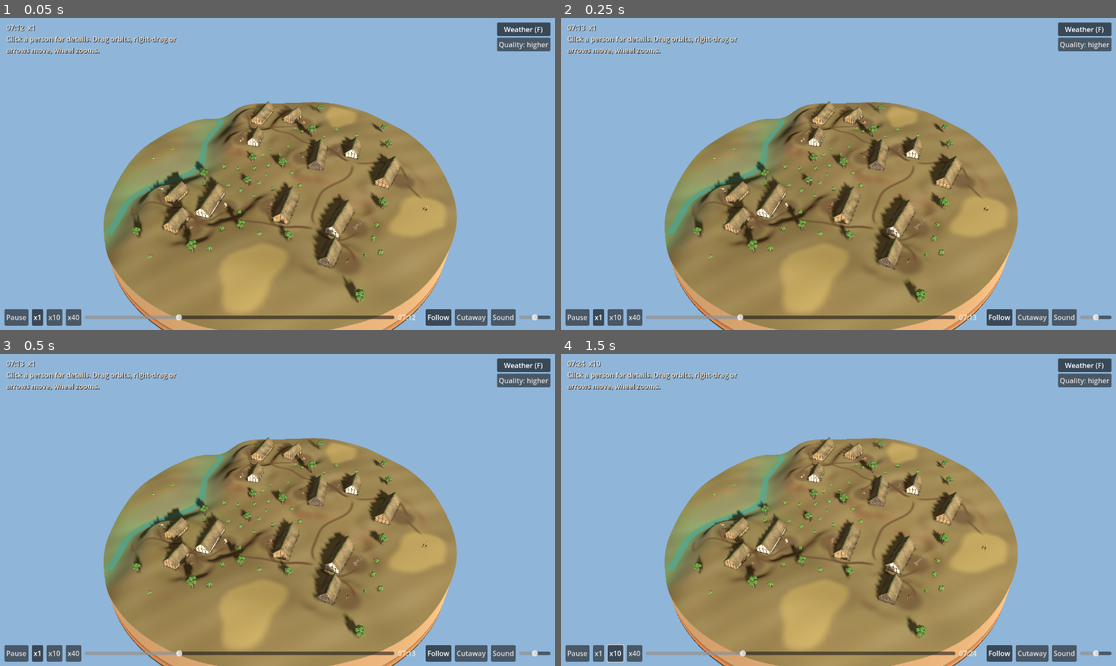
Above: before the commit, frames 1-4 (two rows, left to right).
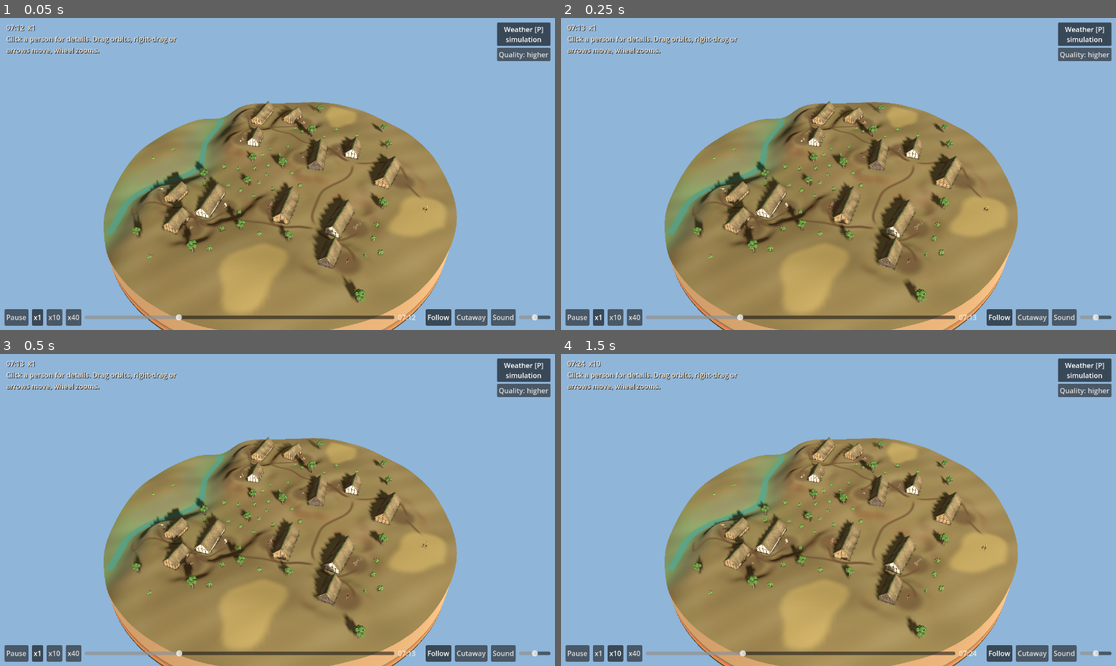
Above: after the commit, the same moments.

Repository: strata-bohemica/strata-bohemica
Game: Godot game, scene res://museum/app/museum_village.tscn
Same seed, same stepped clock (60 frames per second), same inputs: the game is played once before the commit and once after it.
Inputs:
- Up to frame 1 (0.05 s): no input
- Up to frame 2 (0.25 s): no input
- Up to frame 3 (0.5 s): no input
- Up to frame 4 (1.5 s): click "x1" at 0.5 s; click "x10" at 1.25 s

The runs differ from the first frame. In frame 1, 0.6% of the frame differs, in the area x 89-100%, y 2-14%; in frame 2, 0.6%; in frame 3, 0.6%; in frame 4, 0.6%, in the area x 8-100%, y 2-99%.

Commit message:
UI: one key, one action; paths wrap; weather label names its key (SB-059 R2-1..3)
R2-1: buttons and sliders of the time bar, the weather column, the card and
the object viewer no longer take the keyboard focus (FOCUS_NONE). A clicked
button kept the focus, so Space pressed it again as well as pausing (Pause:
stayed paused; phone speed x10 -> x40 and paused), and Tab moved the focus
instead of choosing the next homestead.

R2-2: the web build has no ICU line-break data, so a source path was one
unbreakable word and was cut mid-word with the list dash alone on a line.
Words with "/" get zero-width break points after "/", "_", "-"; the dash
is joined to the item with a no-break space.

R2-3: "Weather (F)" read as the F key (Follow). The label is now
"Weather [P] / simulation" (cs "Počasí [P] / simulace"), the class F stays
in the tooltip.

Co-Authored-By: Claude Opus 5.5 <noreply@anthropic.com>

Diff:
--- a/checks/museum_village/test_ui.gd
+++ b/checks/museum_village/test_ui.gd
@@ -459,6 +459,9 @@
 	await _figure_over_time_bar(t, app)
 	await _sb059(t, app)
 	await _sb015_top_right(t, app)
+	await _round2_keys(t, app)
+	await _round2_wrap(t, app)
+	_round2_weather_label(t)
 	await _release(app)
 	quit(t.finish("ui"))
 
@@ -933,3 +936,228 @@
 	root.size = Vector2i(1280, 720)
 	await process_frame
 	await process_frame
+
+# ---- SB-059 round 2 ---------------------------------------------------------------------------------------------------
+
+## A key pressed and released through Input, as the browser delivers it (the GUI sees it before the app's _unhandled_input).
+func _press_key(code: int) -> void:
+	for pressed in [true, false]:
+		var e := InputEventKey.new()
+		e.keycode = code
+		e.physical_keycode = code
+		e.pressed = pressed
+		Input.parse_input_event(e)
+		Input.flush_buffered_events()
+		await process_frame
+
+func _mouse_click(at: Vector2) -> void:
+	for pressed in [true, false]:
+		var e := _button(at, pressed)
+		e.global_position = at
+		Input.parse_input_event(e)
+		Input.flush_buffered_events()
+		await process_frame
+
+## Every Control under `node` that can take the keyboard focus by a click or by Tab.
+func _focusable(node: Node) -> Array:
+	var out: Array = []
+	for c in node.get_children(true):
+		if c is Control and (c.focus_mode == Control.FOCUS_ALL or c.focus_mode == Control.FOCUS_CLICK):
+			out.append("%s %s" % [c.get_class(), c.get("text") if c.get("text") != null else c.name])
+		out.append_array(_focusable(c))
+	return out
+
+## R2-1: after a click or tap on any button of the bar, the weather column or the card, a key does exactly one thing.
+## The app is spied on through its own state: how often `paused`, `speed`, `follow`, `cutaway`, `muted`, the weather and the
+## selection changed during the key, compared with the change the key alone is for.
+func _key_effect(app, code: int) -> Dictionary:
+	var before := {"paused": app.paused, "speed": app.speed, "follow": app.follow, "cutaway": app.cutaway, "muted": app.sound.muted,
+		"weather": app.weather.enabled, "quality": app.weather.quality, "lang": app.lang, "selected": app.selected}
+	var counts := {"pause": 0, "speed": 0, "follow": 0, "cutaway": 0, "sound": 0, "weather": 0, "quality": 0, "lang": 0, "closed": 0}
+	var spies := [[app.time_bar.pause_toggled, "pause"], [app.time_bar.speed_chosen, "speed"], [app.time_bar.follow_toggled, "follow"],
+		[app.time_bar.cutaway_toggled, "cutaway"], [app.time_bar.sound_toggled, "sound"], [app.weather_toggle.weather_toggled, "weather"],
+		[app.weather_toggle.quality_toggled, "quality"], [app.card_panel.language_toggled, "lang"], [app.card_panel.closed, "closed"]]
+	var conns: Array = []
+	for sp in spies:
+		var key: String = sp[1]
+		var f := func(_a = null): counts[key] += 1
+		(sp[0] as Signal).connect(f)
+		conns.append([sp[0], f])
+	await _press_key(code)
+	for c in conns:
+		(c[0] as Signal).disconnect(c[1])
+	var after := {"paused": app.paused, "speed": app.speed, "follow": app.follow, "cutaway": app.cutaway, "muted": app.sound.muted,
+		"weather": app.weather.enabled, "quality": app.weather.quality, "lang": app.lang, "selected": app.selected}
+	var changed: Array = []
+	for k in before:
+		if before[k] != after[k]:
+			changed.append(k)
+	var buttons: Array = []
+	for k in counts:
+		if counts[k] > 0:
+			buttons.append(k)
+	return {"changed": changed, "buttons": buttons, "speed": after.speed}
+
+func _round2_keys(t, app) -> void:
+	var id: int = app.focus_ids[2]
+	var cases := {KEY_SPACE: ["paused"], KEY_Q: ["speed"], KEY_W: ["speed"], KEY_E: ["speed"], KEY_P: ["weather"], KEY_M: ["muted"],
+		KEY_F: ["follow"], KEY_L: ["cutaway"]}
+	for sz in [Vector2i(1280, 800), Vector2i(320, 640)]:
+		root.size = sz
+		var narrow: bool = sz.x < 700
+		var tb = app.time_bar
+		var wt = app.weather_toggle
+		var cp = app.card_panel
+		app.lang = "cs" if narrow else "en"
+		var buttons := {}
+		if narrow:
+			buttons["speed cycle"] = tb.speed_cycle_button
+		else:
+			for b in tb.speed_buttons:
+				buttons[b.text] = b
+		for k in ["pause_button", "follow_button", "cutaway_button", "sound_button"]:
+			buttons[k] = tb.get(k)
+		buttons["weather"] = wt.weather_button
+		buttons["quality"] = wt.quality_button
+		buttons["card language"] = cp.lang_button
+		buttons["card close"] = cp.close_button
+		var tag := "%dx%d" % [sz.x, sz.y]
+		t.eq(_focusable(app), [], "R2-1 %s: no control of the app takes the keyboard focus" % tag)
+		for bname in buttons:
+			for code in cases:
+				app.weather.enabled = true
+				app.paused = false
+				app.speed = 1.0
+				app.sound.set_muted(false)
+				app.select(id if bname.begins_with("card") or narrow else 0)     # the wide card covers the weather buttons
+				app._refresh(0.0)
+				await process_frame
+				await process_frame
+				var b: Button = buttons[bname]
+				t.ok(b.is_visible_in_tree(), "R2-1 %s: '%s' is shown" % [tag, bname])
+				var at: Vector2 = b.get_global_rect().get_center()
+				if narrow:
+					await _tap(at)
+				else:
+					await _mouse_click(at)
+				if code in [KEY_Q, KEY_W, KEY_E]:
+					app.speed = 10.0 if code == KEY_Q else 1.0       # the key has a speed to change, whatever the click chose
+				var before_speed: float = app.speed
+				var got: Dictionary = await _key_effect(app, code)
+				var want: Array = cases[code]
+				t.eq(got.changed, want, "R2-1 %s: after '%s', %s changes only %s %s" % [tag, bname, OS.get_keycode_string(code), want, got])
+				t.eq(got.buttons, [], "R2-1 %s: after '%s', %s presses no button" % [tag, bname, OS.get_keycode_string(code)])
+				t.eq(root.gui_get_focus_owner(), null, "R2-1 %s: '%s' keeps no focus" % [tag, bname])
+				if code == KEY_SPACE:
+					t.eq(got.speed, before_speed, "R2-1 %s: after '%s', Space keeps the speed x%d" % [tag, bname, int(before_speed)])
+		# Tab is the app's (next homestead), also after a click on a button; digits too
+		app.select(0)
+		if narrow:
+			await _tap(tb.pause_button.get_global_rect().get_center())
+		else:
+			await _mouse_click(tb.pause_button.get_global_rect().get_center())
+		await _press_key(KEY_TAB)
+		t.eq(app.selected, app.focus_ids[0], "R2-1 %s: Tab after a click on Pause selects the first homestead" % tag)
+		await _press_key(KEY_TAB)
+		t.eq(app.selected, app.focus_ids[1], "R2-1 %s: a second Tab the next one" % tag)
+		await _press_key(KEY_3)
+		t.eq(app.selected, app.focus_ids[2], "R2-1 %s: 3 selects the third homestead" % tag)
+		await _press_key(KEY_ESCAPE)
+		t.eq(app.selected, 0, "R2-1 %s: Esc returns to the overview" % tag)
+	# negative control: a bar button that keeps the default focus mode makes Space do two things again
+	root.size = Vector2i(1280, 800)
+	app.select(0)
+	app.paused = false
+	app.speed = 1.0
+	app._refresh(0.0)
+	await process_frame
+	var pb: Button = app.time_bar.pause_button
+	pb.focus_mode = Control.FOCUS_ALL
+	await _mouse_click(pb.get_global_rect().get_center())
+	var bad: Dictionary = await _key_effect(app, KEY_SPACE)
+	t.ok(bad.buttons == ["pause"] and bad.changed == [], "R2-1 control: with the default focus mode, Space after a click on Pause presses it again and the pause flips twice (no change) %s" % bad)
+	pb.release_focus()
+	pb.focus_mode = Control.FOCUS_NONE
+	app.weather.enabled = false
+	app.paused = true
+	app.speed = 1.0
+	app.lang = "en"
+	app.select(0)
+
+## The parsed text of `body` broken in the middle of a word, or with a list dash alone on its line: a list of what.
+## A word is a run of characters between spaces, zero-width spaces and the path separators "/", "_" and "-".
+static func _bad_breaks(body: RichTextLabel) -> Array:
+	var text := body.get_parsed_text()
+	var bad: Array = []
+	var start := -1
+	for i in text.length() + 1:
+		var c := text[i] if i < text.length() else " "
+		var sep := c in [" ", "\n", "\t", CardPanel.ZWSP, "/", "_", "-", "–", "—"]
+		if not sep and start < 0:
+			start = i
+		elif sep and start >= 0:
+			if body.get_character_line(start) != body.get_character_line(i - 1):
+				bad.append("'%s' split" % text.substr(start, i - start))
+			start = -1
+		if c == "-" and (i == 0 or text[i - 1] == "\n") and i + 2 < text.length() and body.get_character_line(i) != body.get_character_line(i + 2):
+			bad.append("dash alone before '%s'" % text.substr(i + 2, 24))
+	return bad
+
+## The words of the card's text that are wider than the text column although a line may break only at spaces and at the
+## break points `breakable()` adds. That is how the web build breaks lines: it ships without the ICU line-break data
+## (only the editor has it), so there a path has no break opportunity of its own and was cut in the middle (SB-059 R2-2).
+## A non-breaking space joins: the list dash and the first word of the item must fit together.
+static func _too_wide_words(body: RichTextLabel) -> Array:
+	var font := body.get_theme_font("normal_font")
+	var font_size := body.get_theme_font_size("normal_font_size")
+	var bad: Array = []
+	for line in body.get_parsed_text().split("\n"):
+		for word in line.split(" ", false):
+			for piece in word.split(CardPanel.ZWSP, false):
+				var w := font.get_string_size(piece, HORIZONTAL_ALIGNMENT_LEFT, -1, font_size).x
+				if w > body.size.x:
+					bad.append("'%s' %.0f > %.0f px" % [piece, w, body.size.x])
+	return bad
+
+## R2-2: no card text is broken in the middle of a word, at any phone width, in either language.
+func _round2_wrap(t, app) -> void:
+	var body: RichTextLabel = app.card_panel.body
+	for sz in [Vector2i(320, 640), Vector2i(360, 740), Vector2i(390, 844), Vector2i(400, 800)]:
+		root.size = sz
+		for lang in I18n.LANGS:
+			app.lang = lang
+			var bad: Array = []
+			for id in app.focus_ids:
+				app.select(id)
+				await process_frame
+				await process_frame
+				for b in _bad_breaks(body) + _too_wide_words(body):
+					bad.append("hs-%02d %s" % [id, b])
+			t.eq(bad, [], "R2-2 %dx%d %s: no card breaks a word or leaves a dash alone" % [sz.x, sz.y, lang])
+	# positive control: the cook's card as it was drawn (a plain "- " and no break points) breaks the path mid-word at 390 px
+	root.size = Vector2i(390, 844)
+	app.lang = "en"
+	var cook := -1
+	for id in app.focus_ids:
+		if app.world.occupied[id].craft.card.sources.any(func(s): return str(s).contains("settlement-features.md")):
+			cook = id
+			break
+	app.select(cook)
+	await process_frame
+	var old_text: String = body.text.replace(CardPanel.ZWSP, "").replace("-" + CardPanel.NBSP, "- ")
+	body.text = old_text
+	await process_frame
+	var was: Array = _too_wide_words(body)
+	t.ok(was.size() > 0, "R2-2 control: hs-%02d drawn the old way has a word wider than the card at 390 px, so the web build cuts it %s" % [cook, was])
+	t.eq(CardPanel.breakable("see research/a-b_c.md, KILN-001"), "see research/\u200ba-\u200bb_\u200bc.md, KILN-001", "R2-2: only a word with '/' gets break points")
+	t.eq(CardPanel.breakable("[color=#8A6B4B]a/b[/color]"), "[color=#8A6B4B]a/b[/color]", "R2-2: BBCode is never given break points")
+	app.select(0)
+	root.size = Vector2i(1280, 720)
+	await process_frame
+
+## R2-3: the weather button names its key [P]; "(F)" next to it read as the F key (which is Follow).
+func _round2_weather_label(t) -> void:
+	for lang in I18n.LANGS:
+		var label := I18n.tr_("ui.weather", lang)
+		t.ok(label.contains("[P]") and not label.contains("(F)"), "R2-3 %s: the weather label names its key P and has no '(F)' (%s)" % [lang, label])
+		t.ok(I18n.tr_("ui.weather_note", lang).contains("F"), "R2-3 %s: the tooltip still says the weather is a simulation (F)" % lang)
--- a/checks/museum_village/test_weather.gd
+++ b/checks/museum_village/test_weather.gd
@@ -370,7 +370,8 @@
 		app._refresh(0.0)
 		var label: String = app.weather_toggle.weather_button.text
 		var note: String = app.weather_toggle.weather_button.tooltip_text
-		t.ok(label.contains("(F)") and note.contains("(F") and note.contains("1150"), "%s: the switch says the weather is a simulation (F) (%s / %s)" % [lang, label, note])
+		# the label says "simulation" and names its key [P]; "(F)" there read as the F key (Follow), so the class F is in the tooltip (SB-059 R2-3)
+		t.ok(label.contains("[P]") and label.contains("simula") and not label.contains("(F)") and note.contains("(F") and note.contains("1150"), "%s: the switch says the weather is a simulation, the tooltip that it is F (%s / %s)" % [lang, label, note])
 	app.lang = "en"
 	# scrubbing and speeds: the weather always follows the clock
 	var follows := true
--- a/museum/data/i18n/cs.json
+++ b/museum/data/i18n/cs.json
@@ -39,7 +39,7 @@
  "ui.detail.hypothesis": "Hypotéza o použití",
  "ui.detail.related": "Jinde v muzeu",
  "ui.detail.back": "Zpět",
- "ui.weather": "Počasí (F)",
+ "ui.weather": "Počasí [P]\nsimulace",
  "ui.weather_note": "Počasí je simulace (F, fikce): oblačnost, déšť, mlha a vítr podle našeho výběru, ne rekonstrukce počasí let 1150–1000 př. n. l.",
  "ui.weather_quality_high": "Kvalita: vyšší",
  "ui.weather_quality_low": "Kvalita: nižší",
--- a/museum/data/i18n/en.json
+++ b/museum/data/i18n/en.json
@@ -39,7 +39,7 @@
  "ui.detail.hypothesis": "Hypothesis about the use",
  "ui.detail.related": "Elsewhere in the museum",
  "ui.detail.back": "Back",
- "ui.weather": "Weather (F)",
+ "ui.weather": "Weather [P]\nsimulation",
  "ui.weather_note": "The weather is a simulation (F, fiction): cloud, rain, mist and wind of our choosing, not a reconstruction of the weather of 1150–1000 BCE.",
  "ui.weather_quality_high": "Quality: higher",
  "ui.weather_quality_low": "Quality: lower",
--- a/museum/ui/card_panel.gd
+++ b/museum/ui/card_panel.gd
@@ -73,6 +73,8 @@
 	detail_button.custom_minimum_size = Vector2(0, 44)       # a touch target on a phone
 	detail_button.pressed.connect(func(): detail_requested.emit())
 	box.add_child(detail_button)
+	for b in [lang_button, close_button, detail_button]:
+		b.focus_mode = Control.FOCUS_NONE     # pointer only: C and Esc are the keyboard's (SB-059 R2-1, see time_bar.gd)
 	scroll = ScrollContainer.new()
 	scroll.size_flags_vertical = Control.SIZE_EXPAND_FILL
 	scroll.horizontal_scroll_mode = ScrollContainer.SCROLL_MODE_DISABLED
@@ -264,15 +266,30 @@
 					out += "[color=%s][b]%s[/b][/color]  %s\n" % [CHIP.get(item["class"], "#8A6B4B"), item["class"], _bb_escape(item.caption)]
 					if shown:
 						out += "[color=#8A6B4B][i]%s[/i][/color]\n" % I18n.tr_("ui.figure_open", lang)
-					out += "[color=#8A6B4B]%s[/color]\n" % _bb_escape(item.source)
+					out += "[color=#8A6B4B]%s[/color]\n" % breakable(_bb_escape(item.source))
 					k += 1
 			_:
 				for item in s.items:
-					out += "- %s\n" % item
+					out += "-%s%s\n" % [NBSP, breakable(item)]     # the dash never stays alone on a line (SB-059 R2-2)
 		out += "\n"
 	out += "[color=#8A6B4B]%s\n%s[/color]" % [I18n.tr_("ui.legend", lang), card.footer]
 	return out
 
+const ZWSP := "\u200b"         # zero-width space: a place where a line may break, invisible
+const NBSP := "\u00a0"
+
+## A path or an identifier ("research/next-batch/settlement-features.md", "KILN-001/hearth_open_top") is one long word
+## to the line breaker, so on a phone it was broken in the middle of a word (SB-059 R2-2). In every word that holds a "/"
+## a line may now also break after "/", "_" and "-". Words without "/" (the prose) and words with BBCode ("[") are left alone.
+static func breakable(text: String) -> String:
+	var words := text.split(" ")
+	for i in words.size():
+		if words[i].contains("/") and not words[i].contains("["):
+			for c in ["/", "_", "-"]:
+				words[i] = words[i].replace(c, c + ZWSP)
+			words[i] = words[i].trim_suffix(ZWSP)
+	return " ".join(words)
+
 ## Text safe inside a quoted BBCode tag parameter.
 static func _attr(text: String) -> String:
 	return text.replace("\"", "'").replace("[", "(").replace("]", ")")
@@ -281,4 +298,4 @@
 	return text.replace("[", "[lb]")
 
 func plain_text() -> String:
-	return title_label.text + "\n" + craft_label.text + "\n" + body.get_parsed_text()
+	return (title_label.text + "\n" + craft_label.text + "\n" + body.get_parsed_text()).replace(ZWSP, "").replace(NBSP, " ")
--- a/museum/ui/object_viewer.gd
+++ b/museum/ui/object_viewer.gd
@@ -5,6 +5,7 @@
 signal view_chosen(id: String)
 signal back_pressed
 
+const CardPanel = preload("res://museum/ui/card_panel.gd")
 const CHIP := {"E": "#5E9C8A", "R": "#D1A24B", "F": "#C46A3F"}     # brand: patina, bronze, clay
 const TOUCH := 44.0
 
@@ -46,6 +47,7 @@
 	row.add_child(view_box)
 	back_button = Button.new()
 	back_button.custom_minimum_size = Vector2(TOUCH, TOUCH)
+	back_button.focus_mode = Control.FOCUS_NONE     # pointer only: Esc is the keyboard's (SB-059 R2-1, see time_bar.gd)
 	back_button.pressed.connect(func(): back_pressed.emit())
 	row.add_child(back_button)
 	split = BoxContainer.new()
@@ -57,6 +59,7 @@
 	stage_box.size_flags_horizontal = Control.SIZE_EXPAND_FILL
 	stage_box.size_flags_vertical = Control.SIZE_EXPAND_FILL
 	stage_box.mouse_filter = Control.MOUSE_FILTER_IGNORE
+	stage_box.focus_mode = Control.FOCUS_NONE     # it would pass the keys on to the stage (SB-059 R2-1)
 	split.add_child(stage_box)
 	text_scroll = ScrollContainer.new()
 	text_scroll.horizontal_scroll_mode = ScrollContainer.SCROLL_MODE_DISABLED
@@ -113,6 +116,7 @@
 		var b := Button.new()
 		b.text = v.label
 		b.toggle_mode = true
+		b.focus_mode = Control.FOCUS_NONE
 		b.button_pressed = v.active
 		b.custom_minimum_size = Vector2(TOUCH, TOUCH)
 		b.size_flags_horizontal = Control.SIZE_EXPAND_FILL if narrow else Control.SIZE_FILL
@@ -135,8 +139,8 @@
 			out += "  [color=%s][b]%s[/b][/color]" % [CHIP.get(n["class"], "#8A6B4B"), n["class"]]
 		out += "\n%s\n\n" % n.text
 	if not page.sources.is_empty():
-		out += "[color=#8A6B4B]%s[/color]" % "\n".join(page.sources)
+		out += "[color=#8A6B4B]%s[/color]" % CardPanel.breakable("\n".join(page.sources))     # paths break after "/" (SB-059 R2-2)
 	return out
 
 func plain_text() -> String:
-	return title_label.text + "\n" + body.get_parsed_text()
+	return (title_label.text + "\n" + body.get_parsed_text()).replace(CardPanel.ZWSP, "")
--- a/museum/ui/time_bar.gd
+++ b/museum/ui/time_bar.gd
@@ -1,5 +1,8 @@
 extends HBoxContainer
 ## Bottom bar: pause, speed, a time-of-day slider, follow and cutaway toggles. It owns no time; it only reports what the user asked for.
+## No control here takes the keyboard focus (SB-059 R2-1): the keyboard drives the app's own shortcuts (Space, Q/W/E, Tab ...,
+## see app/museum_village.gd). A clicked button that kept the focus pressed itself again on Space (and the app paused too),
+## and took Tab for focus navigation, so one key did two things or the wrong one.
 
 signal pause_toggled
 signal speed_chosen(speed: float)
@@ -108,6 +111,8 @@
 	volume_slider.value_changed.connect(func(v): volume_changed.emit(v))
 	volume_slider.drag_ended.connect(func(_changed): volume_committed.emit())
 	add_child(volume_slider)
+	for c in get_children() + [speed_cycle_button]:
+		(c as Control).focus_mode = Control.FOCUS_NONE     # pointer only: the keyboard drives the app's shortcuts (SB-059 R2-1)
 
 ## On a phone the speed buttons and the clock label make way for the slider. One cycling speed button takes the place of
 ## the three (SB-059 D4), in the top right corner of the screen, not in the bar: at 320 px the bar has no 44 px to spare
--- a/museum/ui/weather_toggle.gd
+++ b/museum/ui/weather_toggle.gd
@@ -1,6 +1,7 @@
 extends VBoxContainer
 ## Weather settings (SB-015), top right (on a phone under the speed button): weather on/off and the quality
-## (lower/higher). The label says the weather is a simulation (F); the tooltip says what that means. It owns no setting; it only reports what the user asked for.
+## (lower/higher). The label names its key [P] and says the weather is a simulation, never "(F)", which read as the F key
+## (Follow; SB-059 R2-3); the tooltip says what simulation (F) means. It owns no setting; it only reports what the user asked for.
 
 signal weather_toggled
 signal quality_toggled
@@ -30,6 +31,8 @@
 	quality_button = Button.new()
 	quality_button.pressed.connect(func(): quality_toggled.emit())
 	add_child(quality_button)
+	for b in [weather_button, quality_button]:
+		b.focus_mode = Control.FOCUS_NONE     # pointer only: P is the keyboard's (SB-059 R2-1, see time_bar.gd)
 
 ## On a phone the buttons are 44 px touch targets placed `narrow_top` px from the top (under the speed button, see
 ## app/museum_village.gd); on a desktop they sit in the top right corner.
